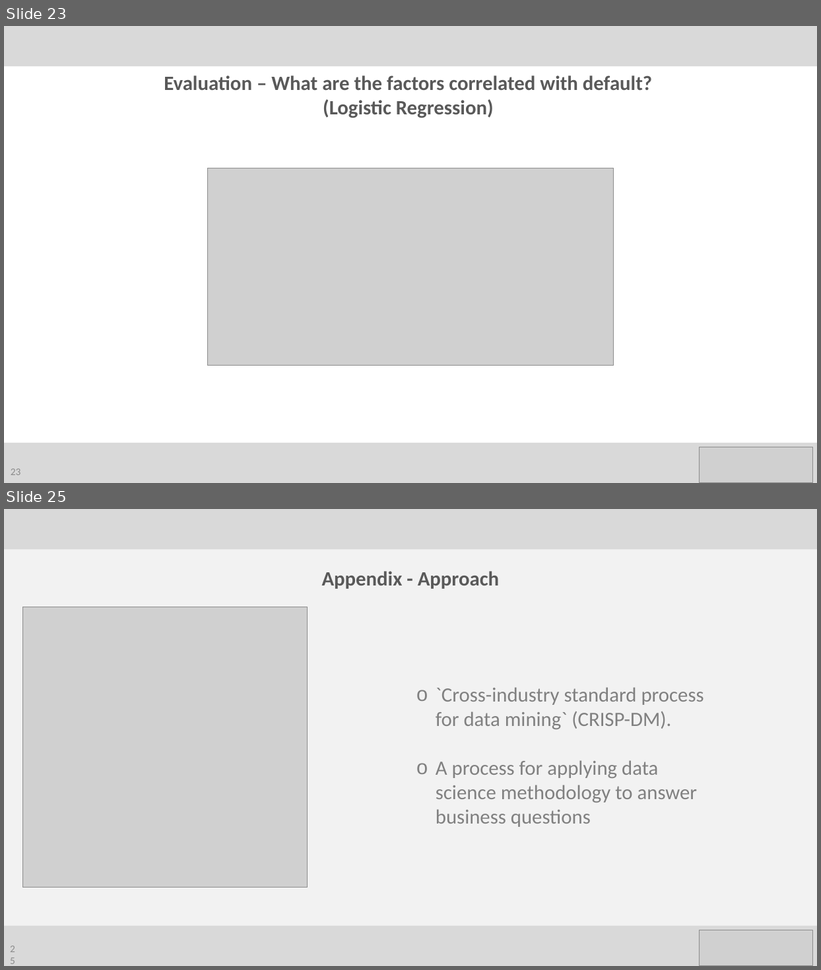
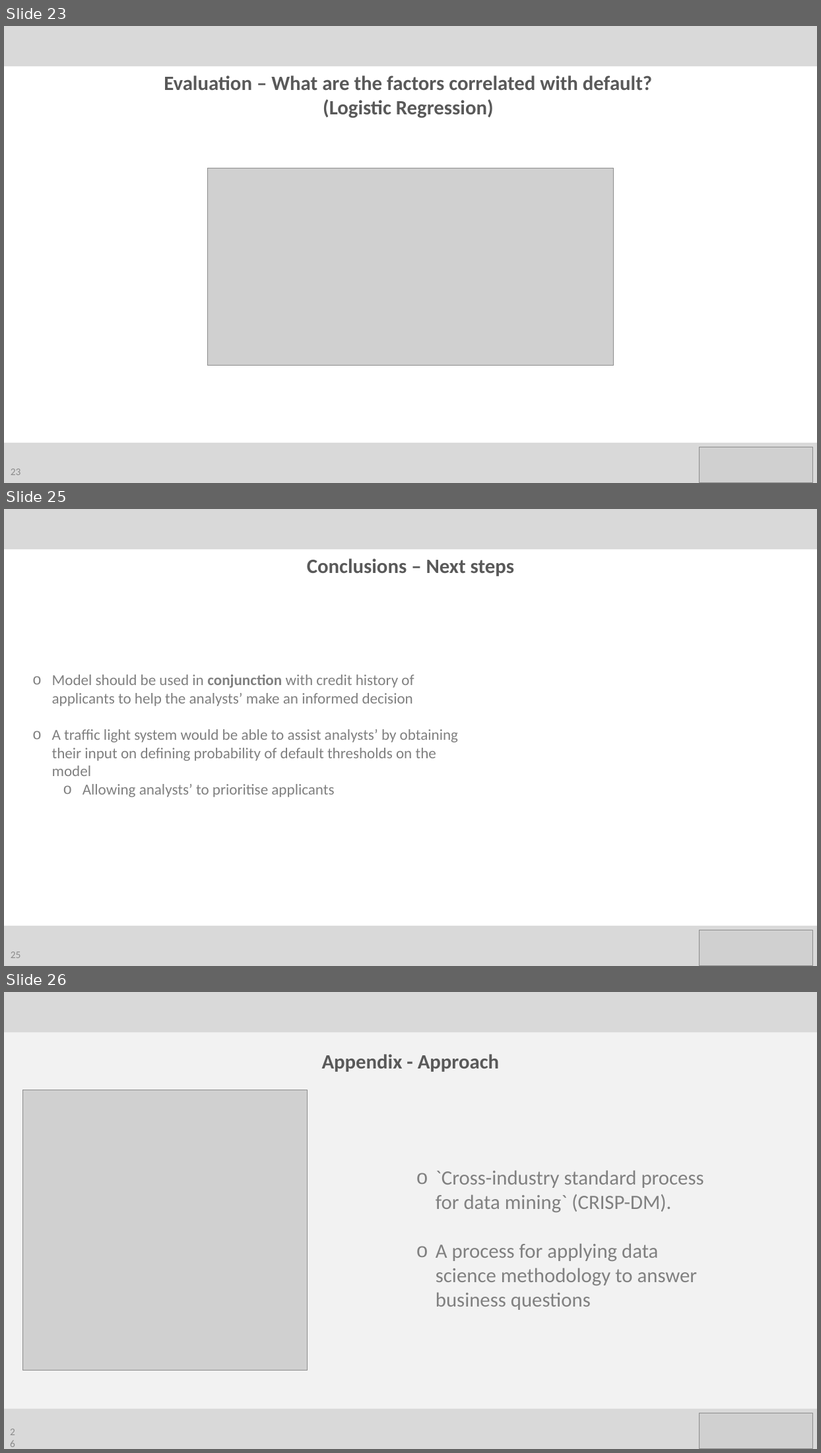
Before and after one commit to ah12068/fca-takehome-test, a slide deck: reports/FCA_presentation.pptx. Shown one above the other, each under a label of ours: slides 23 and 25 before the commit, slides 23, 25 and 26 after it; the slides between them are not shown. The pictures are 821x970 and 821x1453 pixels, drawn with LibreOffice and Linux fonts; fonts in the diff are those of the drawing; grey boxes stand for pictures. Boxes give left, top, right and bottom in pixels: in the first picture for what was removed or moved away, otherwise in the second. Text is boxed around its words. In the diff, an @@ line names an element or a change of style, - is before the commit and + after.

```diff
--- a/reports/FCA_presentation.pptx
+++ b/reports/FCA_presentation.pptx
@@ slide 25 added at <box>4,509,817,966</box>, background #FFFFFF @@
@@ rectangle added at <box>4,509,817,549</box>, fill #D9D9D9 @@
@@ text added at <box>307,559,514,576</box>, 24 pt, text #595959, bold @@
+Conclusions – Next steps
@@ text added at <box>52,675,458,797</box>, 18 pt, text #808080 @@
+o Model should be used in conjunction with credit history of applicants to help the analysts’ make an informed decision
+o A traffic light system would be able to assist analysts’ by obtaining their input on defining probability of default thresholds on the model
+  o Allowing analysts’ to prioritise applicants
@@ rectangle added at <box>4,926,817,966</box>, fill #D9D9D9 @@
@@ picture added at <box>700,931,813,966</box> @@
@@ page number added at <box>11,952,21,958</box>, 12 pt, text #8C8C8C @@
+25
@@ what was slide 25 is now slide 26 @@
```
Also in this commit, not shown: 2 slides changed, 1 other file.
